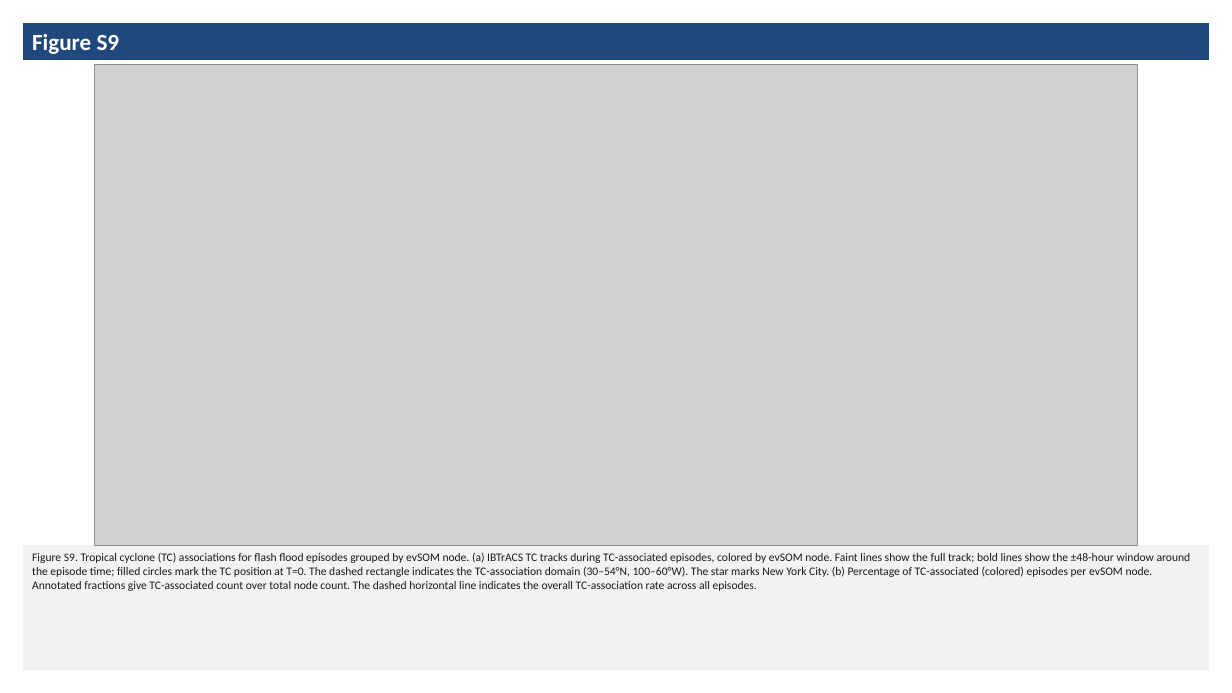
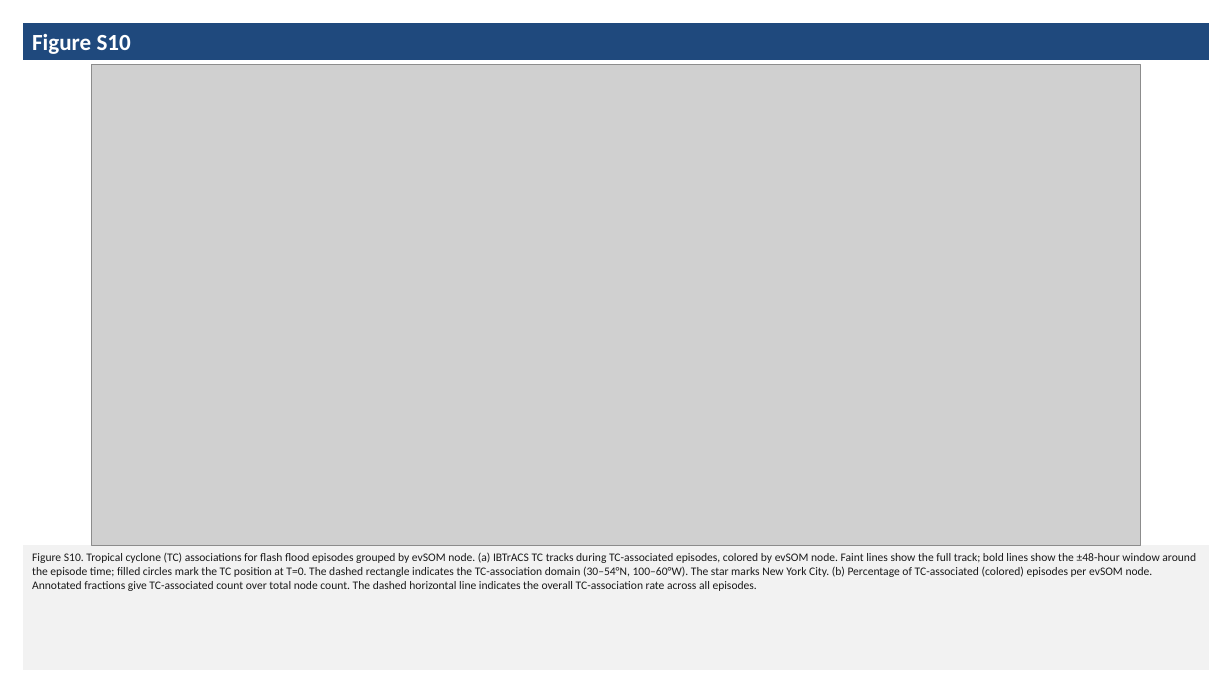
Before and after one commit to tyfolino/NYC-Flash-Floods-SOMs, a slide deck: slide 15 of NYC_flash_flood_SOMs_figures.pptx (slide 14 before the commit). Drawn at 1232x693 pixels with LibreOffice and Linux fonts; fonts in the diff are those of the drawing; grey boxes stand for pictures. Boxes give left, top, right and bottom in pixels: in the first picture for what was removed or moved away, otherwise in the second. Text is boxed around its words. In the diff, an @@ line names an element or a change of style, - is before the commit and + after.

```diff
--- a/NYC_flash_flood_SOMs_figures.pptx
+++ b/NYC_flash_flood_SOMs_figures.pptx
@@ text in rectangle at (x1=32, y1=34, x2=131, y2=54): text changed @@
-Figure S9
+Figure S10
@@ picture resized from (x1=94, y1=65, x2=1137, y2=545) to (x1=91, y1=65, x2=1141, y2=545) @@
@@ text in rectangle at (x1=32, y1=552, x2=1196, y2=591): text changed @@
-Figure S9. Tropical cyclone (TC) associations for flash flood episodes grouped by evSOM node. (a) IBTrACS TC tracks during TC-associated episodes, colored by evSOM node. Faint lines show the full track; bold lines show the ±48-hour window around the episode time; filled circles mark the TC position at T=0. The dashed rectangle indicates the TC-association domain (30–54°N, 100–60°W). The star marks New York City. (b) Percentage of TC-associated (colored) episodes per evSOM node. Annotated fractions give TC-associated count over total node count. The dashed horizontal line indicates the overall TC-association rate across all episodes.
+Figure S10. Tropical cyclone (TC) associations for flash flood episodes grouped by evSOM node. (a) IBTrACS TC tracks during TC-associated episodes, colored by evSOM node. Faint lines show the full track; bold lines show the ±48-hour window around the episode time; filled circles mark the TC position at T=0. The dashed rectangle indicates the TC-association domain (30–54°N, 100–60°W). The star marks New York City. (b) Percentage of TC-associated (colored) episodes per evSOM node. Annotated fractions give TC-associated count over total node count. The dashed horizontal line indicates the overall TC-association rate across all episodes.
```
Also in this commit, not shown: 5 other slides changed, 1 slide added, 1 slide removed, 32 other files.
